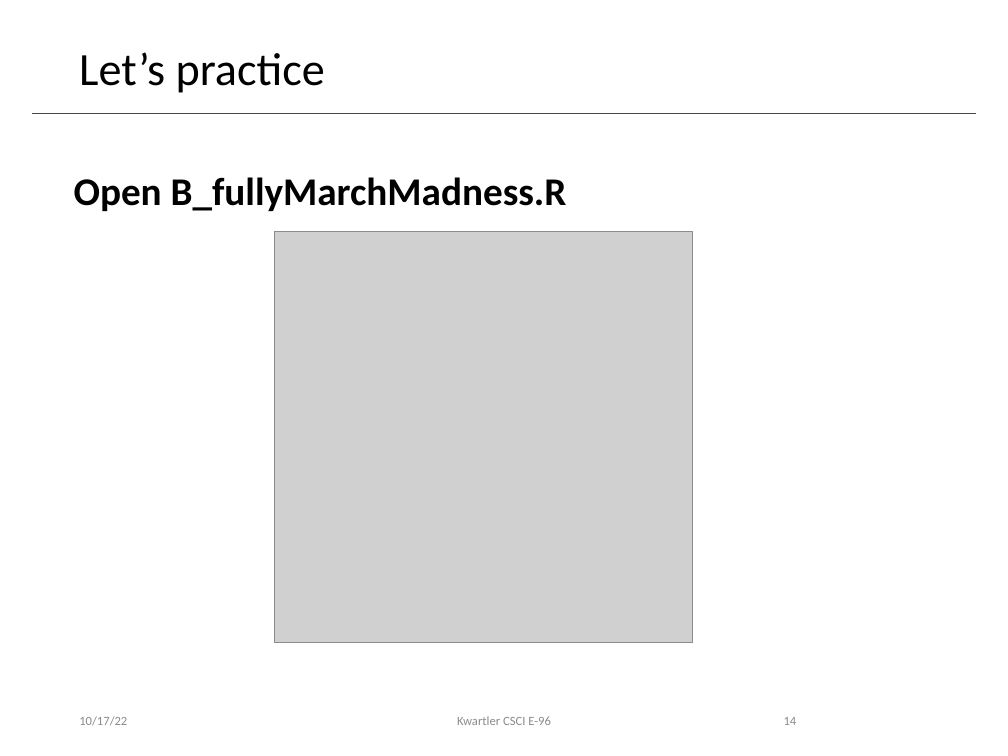
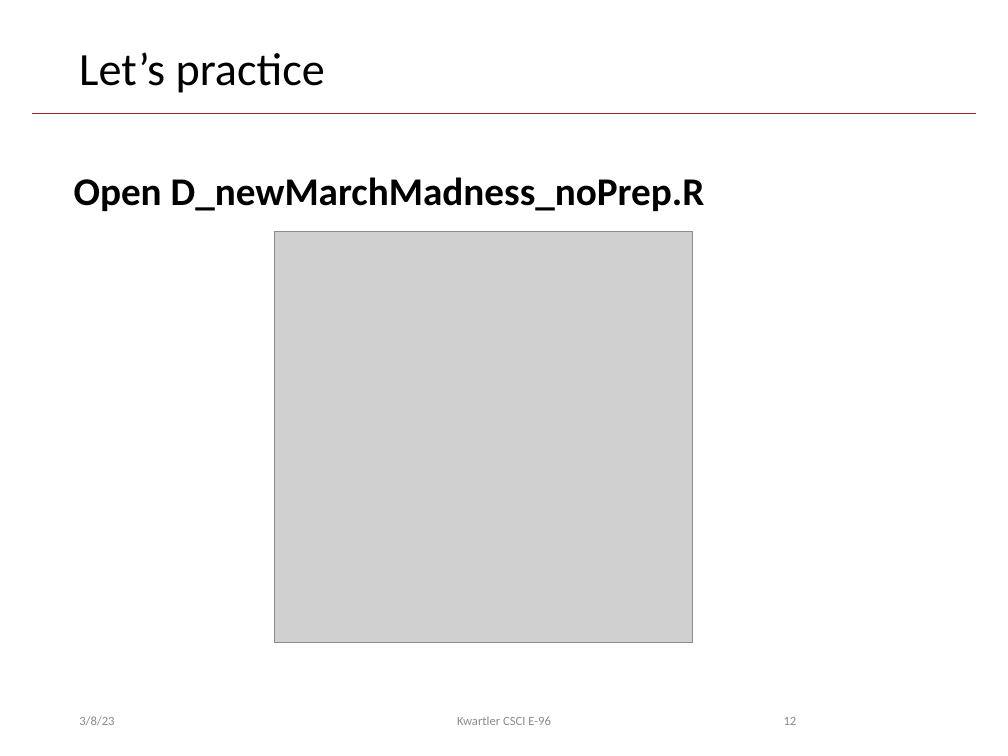
Before and after one commit to kwartler/Hult_Visualizing-Analyzing-Data-with-R, a slide deck: slide 12 of DD1/E_Mar9/B_LogReg.pptx (slide 14 before the commit). Drawn at 1008x756 pixels with LibreOffice and Linux fonts; fonts in the diff are those of the drawing; grey boxes stand for pictures; background and template pictures are left out. Boxes give left, top, right and bottom in pixels: in the first picture for what was removed or moved away, otherwise in the second. Text is boxed around its words. In the diff, an @@ line names an element or a change of style, - is before the commit and + after.

```diff
--- a/DD1/E_Mar9/B_LogReg.pptx
+++ b/DD1/E_Mar9/B_LogReg.pptx
@@ text at (74,177,705,211): text changed @@
-Open B_fullyMarchMadness.R
+Open D_newMarchMadness_noPrep.R
@@ text at (79,716,114,725): text changed @@
-10/17/22
+3/8/23
@@ page number at (784,717,797,725): text changed @@
-14
+12
```
Also in this commit, not shown: 14 other slides changed, 1 slide added, 6 slides removed, 1 other file.
